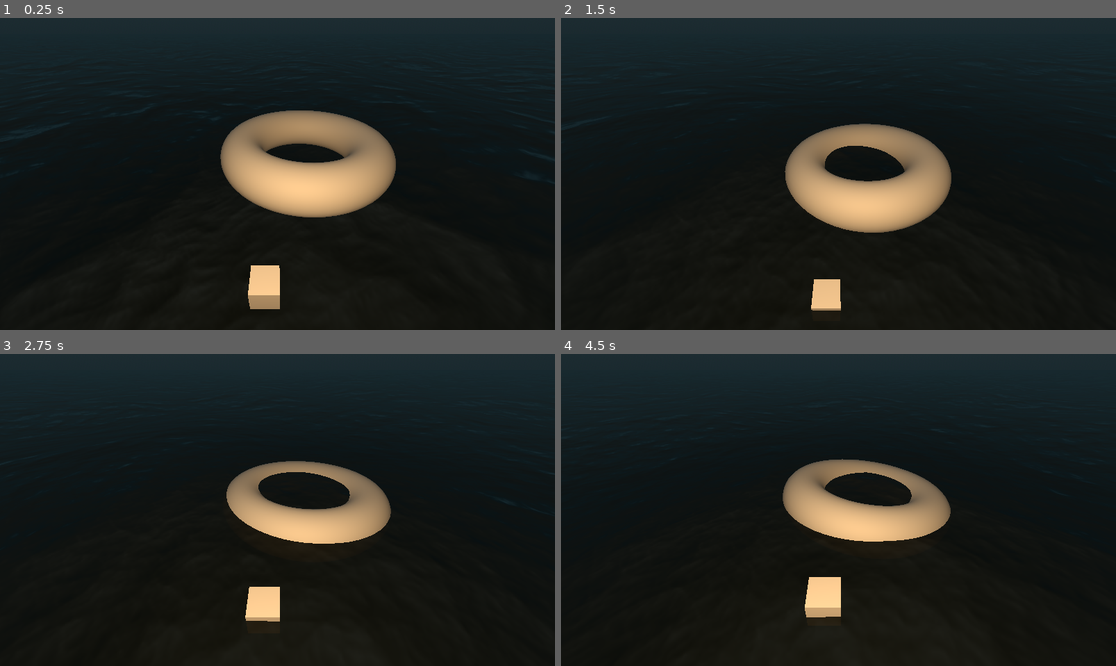
Above: before the commit, frames 1-4 (two rows, left to right).
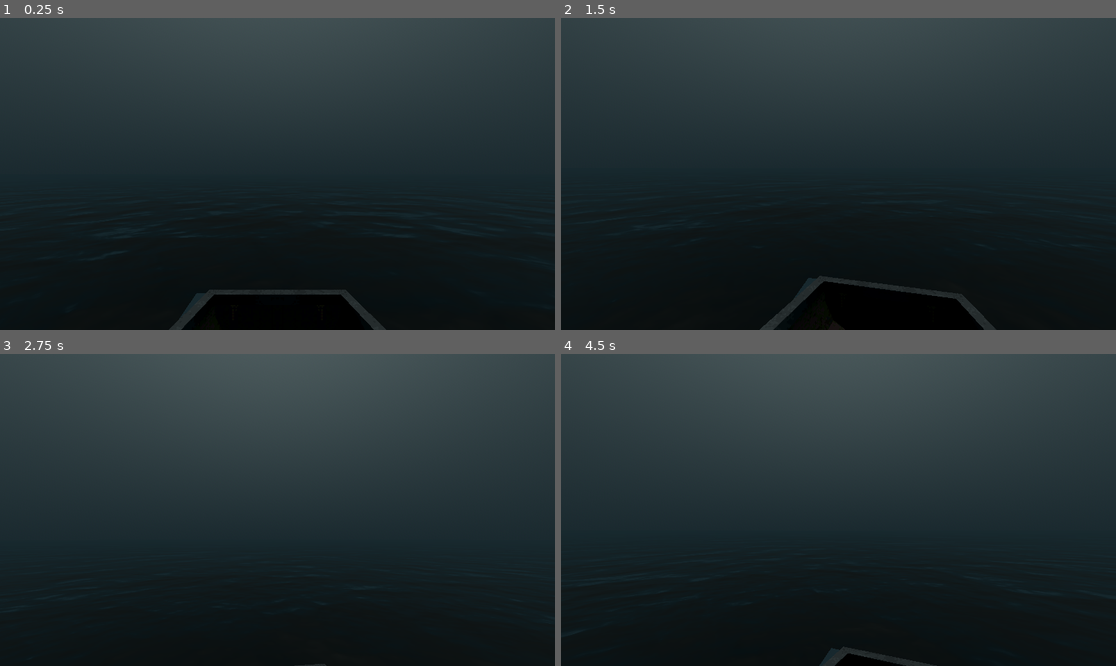
Above: after the commit, the same moments.

Repository: Area9579/ReverseFishing
Game: Godot game, scene res://Main/Main.tscn
Same seed, same stepped clock (60 frames per second), same inputs: the game is played once before the commit and once after it. Before the commit the project starts from res://Environment.tscn.
Inputs (mouse positions are in pixels of both pictures, inside the frame that each line leads up to):
- Up to frame 1 (0.25 s): no input
- Up to frame 2 (1.5 s): move the mouse to (960, 158) at 0.52 s; hold D (Right) 0.53-1.28 s; tap E (Interact) at 0.6, 1.35 s; move the mouse to (727, 189) at 1.27 s; hold A (Left) from 1.28 s (still down)
- Up to frame 3 (2.75 s): move the mouse to (333, 441) at 2.02 s; release A (Left) at 2.03 s; hold D (Right) from 2.03 s (still down); tap E (Interact) at 2.1 s
- Up to frame 4 (4.5 s): move the mouse to (810, 572) at 2.77 s; tap E (Interact) at 2.85, 3.6, 4.35 s; move the mouse to (1005, 556) at 3.52 s; release D (Right) at 3.53 s; hold A (Left) from 3.53 s (still down); move the mouse to (672, 463) at 4.27 s

The runs differ from the first frame. In frame 1, 57% of the frame differs, in the area x 0-100%, y 0-100%; in frame 2, 55%; in frame 3, 67%; in frame 4, 64%.

Commit message:
Merge branch 'main' into radio

Diff:
--- a/reversefishing/Boat/boat_controller.tscn
+++ b/reversefishing/Boat/boat_controller.tscn
@@ -1,13 +1,44 @@
-[gd_scene load_steps=14 format=3 uid="uid://ddg3ko24uvh38"]
+[gd_scene load_steps=22 format=3 uid="uid://ddg3ko24uvh38"]
 
 [ext_resource type="Script" uid="uid://qekehxqlhdb2" path="res://Boat/boat_controller.gd" id="1_o4dir"]
 [ext_resource type="PackedScene" uid="uid://1753towy07lm" path="res://Boat/Assets/Rowboat.glb" id="2_hchyh"]
+[ext_resource type="Shader" uid="uid://dn3me3rpk66so" path="res://Ocean/Shaders/boat_shader.gdshader" id="2_o8fyl"]
 [ext_resource type="PackedScene" uid="uid://crmblfalu6e7k" path="res://Boat/Assets/Paddle.glb" id="3_yfaip"]
 [ext_resource type="PackedScene" uid="uid://cc8yqxsdshdgo" path="res://Map/map.tscn" id="4_yfaip"]
 [ext_resource type="PackedScene" uid="uid://dprj1wma0n6uu" path="res://Radio/radio.tscn" id="5_o8fyl"]
 
 [sub_resource type="BoxShape3D" id="BoxShape3D_hbuyh"]
-size = Vector3(1, 0.238, 2.3)
+size = Vector3(0.834106, 0.238, 2.13032)
+
+[sub_resource type="ShaderMaterial" id="ShaderMaterial_qp2tb"]
+render_priority = 1
+shader = ExtResource("2_o8fyl")
+
+[sub_resource type="PrismMesh" id="PrismMesh_dgroe"]
+material = SubResource("ShaderMaterial_qp2tb")
+size = Vector3(0.63, 0.51, 0.44)
+
+[sub_resource type="PrismMesh" id="PrismMesh_dnrnb"]
+material = SubResource("ShaderMaterial_qp2tb")
+size = Vector3(0.635, 0.505, 0.44)
+
+[sub_resource type="BoxMesh" id="BoxMesh_5th70"]
+material = SubResource("ShaderMaterial_qp2tb")
+size = Vector3(0.775, 1.085, 0.43)
+
+[sub_resource type="BoxMesh" id="BoxMesh_urc5h"]
+material = SubResource("ShaderMaterial_qp2tb")
+size = Vector3(0.67, 0.695, 0.425)
+
+[sub_resource type="PrismMesh" id="PrismMesh_e3svt"]
+material = SubResource("ShaderMaterial_qp2tb")
+left_to_right = 0.1
+size = Vector3(0.79, 0.595, 0.43)
+
+[sub_resource type="PrismMesh" id="PrismMesh_2u8t5"]
+material = SubResource("ShaderMaterial_qp2tb")
+left_to_right = 0.8
+size = Vector3(0.835, 0.73, 0.41)
 
 [sub_resource type="SphereMesh" id="SphereMesh_o4dir"]
 radius = 0.2
@@ -46,19 +77,22 @@
 "values": [Vector3(0, 0, 0), Vector3(-0.572468, 1.14319, 0), Vector3(0.862193, -1.14319, 0), Vector3(0, 0, 0)]
 }
 
-[sub_resource type="Animation" id="Animation_dgroe"]
-length = 0.001
-tracks/0/type = "value"
-tracks/0/imported = false
-tracks/0/enabled = true
-tracks/0/path = NodePath("Meshes/Node3D:rotation")
-tracks/0/interp = 1
-tracks/0/loop_wrap = true
-tracks/0/keys = {
-"times": PackedFloat32Array(0),
-"transitions": PackedFloat32Array(1),
-"update": 0,
-"values": [Vector3(0, 2.13163e-14, 0)]
+[sub_resource type="Animation" id="Animation_dnrnb"]
+resource_name = "GAAA ROOOOOOOOOW_L"
+length = 2.0
+loop_mode = 1
+step = 0.1
+tracks/0/type = "value"
+tracks/0/imported = false
+tracks/0/enabled = true
+tracks/0/path = NodePath("Meshes/Node3D2:rotation")
+tracks/0/interp = 1
+tracks/0/loop_wrap = true
+tracks/0/keys = {
+"times": PackedFloat32Array(0, 0.6, 1, 2),
+"transitions": PackedFloat32Array(1, 1, 1, 1),
+"update": 0,
+"values": [Vector3(0, 0, 0), Vector3(-0.572468, 1.14319, 0), Vector3(0.862193, -1.14319, 0), Vector3(0, 0, 0)]
 }
 
 [sub_resource type="Animation" id="Animation_qp2tb"]
@@ -79,22 +113,19 @@
 "values": [Vector3(0, 0, 0), Vector3(-0.760964, -1.14319, 0), Vector3(0.760964, 1.14319, 0), Vector3(0, 0, 0)]
 }
 
-[sub_resource type="Animation" id="Animation_dnrnb"]
-resource_name = "GAAA ROOOOOOOOOW_L"
-length = 2.0
-loop_mode = 1
-step = 0.1
-tracks/0/type = "value"
-tracks/0/imported = false
-tracks/0/enabled = true
-tracks/0/path = NodePath("Meshes/Node3D2:rotation")
-tracks/0/interp = 1
-tracks/0/loop_wrap = true
-tracks/0/keys = {
-"times": PackedFloat32Array(0, 0.6, 1, 2),
-"transitions": PackedFloat32Array(1, 1, 1, 1),
-"update": 0,
-"values": [Vector3(0, 0, 0), Vector3(-0.572468, 1.14319, 0), Vector3(0.862193, -1.14319, 0), Vector3(0, 0, 0)]
+[sub_resource type="Animation" id="Animation_dgroe"]
+length = 0.001
+tracks/0/type = "value"
+tracks/0/imported = false
+tracks/0/enabled = true
+tracks/0/path = NodePath("Meshes/Node3D:rotation")
+tracks/0/interp = 1
+tracks/0/loop_wrap = true
+tracks/0/keys = {
+"times": PackedFloat32Array(0),
+"transitions": PackedFloat32Array(1),
+"update": 0,
+"values": [Vector3(0, 2.13163e-14, 0)]
 }
 
 [sub_resource type="AnimationLibrary" id="AnimationLibrary_dgroe"]
@@ -111,8 +142,42 @@
 script = ExtResource("1_o4dir")
 
 [node name="CollisionShape3D" type="CollisionShape3D" parent="."]
-transform = Transform3D(1, 0, 0, 0, 1, 0, 0, 0, 1, 0, 0, -0.15)
+transform = Transform3D(1, 0, 0, 0, 1, 0, 0, 0, 1, -0.0228882, -0.0121547, -0.070044)
 shape = SubResource("BoxShape3D_hbuyh")
+
+[node name="Shaders to exclude water from vessel" type="MeshInstance3D" parent="."]
+transform = Transform3D(1, 0, 0, 0, 0.00122173, 0.999999, 0, -0.999999, 0.00122173, 0.0317556, 0, -0.946469)
+mesh = SubResource("PrismMesh_dgroe")
+
+[node name="MeshInstance3D" type="MeshInstance3D" parent="Shaders to exclude water from vessel"]
+transform = Transform3D(1, 0, 0, 0, 1, 0, 0, 0, 1, -0.0681886, 0, 0)
+mesh = SubResource("PrismMesh_dnrnb")
+
+[node name="MeshInstance3D2" type="MeshInstance3D" parent="Shaders to exclude water from vessel"]
+transform = Transform3D(1, 0, 0, 0, 1, 0, 0, 0, 1, -0.027863, -0.788204, 0.000962975)
+mesh = SubResource("BoxMesh_5th70")
+
+[node name="MeshInstance3D3" type="MeshInstance3D" parent="Shaders to exclude water from vessel"]
+transform = Transform3D(1, 0, 0, 0, 1, 0, 0, 0, 1, 0, -1.51844, 0.00185513)
+mesh = SubResource("BoxMesh_urc5h")
+
+[node name="MeshInstance3D4" type="MeshInstance3D" parent="Shaders to exclude water from vessel"]
+transform = Transform3D(1, 0, 0, 0, 1, -1.16415e-10, 0, 1.16415e-10, 1, -0.08947, -0.664352, 0.00081166)
+mesh = SubResource("PrismMesh_e3svt")
+
+[node name="MeshInstance3D5" type="MeshInstance3D" parent="Shaders to exclude water from vessel"]
+transform = Transform3D(-0.999982, 0.00591671, -7.22864e-06, -0.00591671, -0.99998, 0.00244344, 7.22864e-06, 0.00244344, 0.999998, -0.0667441, -1.319, 0.00161147)
+mesh = SubResource("PrismMesh_2u8t5")
+
+[node name="MeshInstance3D6" type="MeshInstance3D" parent="Shaders to exclude water from vessel"]
+transform = Transform3D(-0.99996, -0.00897017, 0.000103804, -0.00897077, 0.999879, -0.0127925, 1.09599e-05, -0.0127929, -0.999919, 0.0615684, -0.681379, -0.00425343)
+mesh = SubResource("PrismMesh_e3svt")
+skeleton = NodePath("../..")
+
+[node name="MeshInstance3D7" type="MeshInstance3D" parent="Shaders to exclude water from vessel"]
+transform = Transform3D(0.999995, 0.00305377, 8.91136e-05, 0.00305452, -0.999943, -0.0103493, 5.75046e-05, 0.0103495, -0.999948, 0.0447158, -1.33616, 0.00332199)
+mesh = SubResource("PrismMesh_2u8t5")
+skeleton = NodePath("../..")
 
 [node name="Head" type="Node3D" parent="."]
 transform = Transform3D(1, 0, 0, 0, 1, 0, 0, 0, 1, 0, 0.752143, 0)
@@ -122,6 +187,7 @@
 current = true
 
 [node name="MeshInstance3D" type="MeshInstance3D" parent="Head"]
+visible = false
 mesh = SubResource("SphereMesh_o4dir")
 
 [node name="PreserverMarker" type="Marker3D" parent="."]
@@ -163,3 +229,7 @@
 libraries = {
 &"": SubResource("AnimationLibrary_dgroe")
 }
+
+[node name="OmniLight3D" type="OmniLight3D" parent="."]
+visible = false
+light_color = Color(0.847526, 0.719071, 0.386581, 1)
--- a/reversefishing/Environment.tscn
+++ b/reversefishing/Environment.tscn
@@ -1,8 +1,6 @@
-[gd_scene load_steps=9 format=3 uid="uid://d0pvlrlrg3qy7"]
+[gd_scene load_steps=6 format=3 uid="uid://d0pvlrlrg3qy7"]
 
 [ext_resource type="PackedScene" uid="uid://dn61qtfjg1dl8" path="res://Ocean/Scenes/Water.tscn" id="1_nv34k"]
-[ext_resource type="Script" uid="uid://1783t6iddxs2" path="res://Ocean/Scripts/test_cube.gd" id="2_wa2n3"]
-[ext_resource type="PackedScene" uid="uid://ciifxnij2rh46" path="res://Ocean/Scenes/buoyant_object.tscn" id="3_6t8xv"]
 
 [sub_resource type="ProceduralSkyMaterial" id="ProceduralSkyMaterial_eccmc"]
 sky_top_color = Color(0.593735, 0.653345, 0.643066, 1)
@@ -23,21 +21,12 @@
 volumetric_fog_enabled = true
 volumetric_fog_density = 0.1868
 volumetric_fog_albedo = Color(0.29269, 0.31741, 0.266917, 1)
+volumetric_fog_emission = Color(0.0652515, 0.07519, 0.0760666, 1)
 volumetric_fog_length = 32.0
 
-[sub_resource type="BoxMesh" id="BoxMesh_npro8"]
-size = Vector3(0.2, 0.2, 0.2)
-
-[sub_resource type="BoxShape3D" id="BoxShape3D_8q1e2"]
-size = Vector3(0.202423, 0.210144, 0.222793)
+[sub_resource type="WorldBoundaryShape3D" id="WorldBoundaryShape3D_ecc80"]
 
 [node name="Environment" type="Node3D"]
-
-[node name="OmniLight3D" type="OmniLight3D" parent="."]
-transform = Transform3D(1, 0, 0, 0, 1, 0, 0, 0, 1, -17.326, 0.25341, 5.60635)
-light_color = Color(0.808998, 0.808998, 0.808998, 1)
-light_energy = 10.212
-omni_range = 18.5229
 
 [node name="WorldEnvironment" type="WorldEnvironment" parent="."]
 environment = SubResource("Environment_eccmc")
@@ -46,23 +35,7 @@
 unique_name_in_owner = true
 transform = Transform3D(1, 0, 0, 0, 1, 0, 0, 0, 1, 0, -0.19014, 0)
 
-[node name="Camera3D" type="Camera3D" parent="."]
-transform = Transform3D(1, 0, 0, 0, 0.820352, 0.571859, 0, -0.571859, 0.820352, 0.0855231, 1.46451, 0.706956)
+[node name="StaticBody3D" type="StaticBody3D" parent="."]
 
-[node name="OmniLight3D" type="OmniLight3D" parent="Camera3D"]
-light_color = Color(0.696969, 0.552437, 0.375594, 1)
-light_energy = 11.991
-
-[node name="TestCube" type="RigidBody3D" parent="."]
-transform = Transform3D(1, 0, 0, 0, 1, 0, 0, 0, 1, 0, 0.303525, 0)
-script = ExtResource("2_wa2n3")
-
-[node name="MeshInstance3D" type="MeshInstance3D" parent="TestCube"]
-mesh = SubResource("BoxMesh_npro8")
-
-[node name="CollisionShape3D" type="CollisionShape3D" parent="TestCube"]
-transform = Transform3D(1, 0, 0, 0, 1, 0, 0, 0, 1, -0.00050354, -0.00491315, 0.00298357)
-shape = SubResource("BoxShape3D_8q1e2")
-
-[node name="BuoyantObject" parent="." instance=ExtResource("3_6t8xv")]
-transform = Transform3D(1, 0, 0, 0, 1, 0, 0, 0, 1, 0.416138, 0.559731, -1.49267)
+[node name="CollisionShape3D" type="CollisionShape3D" parent="StaticBody3D"]
+shape = SubResource("WorldBoundaryShape3D_ecc80")
--- a/reversefishing/FishingVessel/fishing_vessel.tscn
+++ b/reversefishing/FishingVessel/fishing_vessel.tscn
@@ -10,6 +10,33 @@
 
 [sub_resource type="SphereShape3D" id="SphereShape3D_cjd85"]
 radius = 5.0
+
+[sub_resource type="Animation" id="Animation_6boov"]
+length = 0.001
+tracks/0/type = "value"
+tracks/0/imported = false
+tracks/0/enabled = true
+tracks/0/path = NodePath(".:position")
+tracks/0/interp = 1
+tracks/0/loop_wrap = true
+tracks/0/keys = {
+"times": PackedFloat32Array(0),
+"transitions": PackedFloat32Array(1),
+"update": 0,
+"values": [Vector3(0, 0, 0)]
+}
+tracks/1/type = "value"
+tracks/1/imported = false
+tracks/1/enabled = true
+tracks/1/path = NodePath(".:rotation")
+tracks/1/interp = 1
+tracks/1/loop_wrap = true
+tracks/1/keys = {
+"times": PackedFloat32Array(0),
+"transitions": PackedFloat32Array(1),
+"update": 0,
+"values": [Vector3(0, 0, 0)]
+}
 
 [sub_resource type="Animation" id="Animation_j8tlo"]
 resource_name = "sink"
@@ -38,33 +65,6 @@
 "transitions": PackedFloat32Array(1, 1, 1),
 "update": 0,
 "values": [Vector3(0, 0, 0), Vector3(0.200713, 0, -0.541052), Vector3(0.445059, 0, -0.925025)]
-}
-
-[sub_resource type="Animation" id="Animation_6boov"]
-length = 0.001
-tracks/0/type = "value"
-tracks/0/imported = false
-tracks/0/enabled = true
-tracks/0/path = NodePath(".:position")
-tracks/0/interp = 1
-tracks/0/loop_wrap = true
-tracks/0/keys = {
-"times": PackedFloat32Array(0),
-"transitions": PackedFloat32Array(1),
-"update": 0,
-"values": [Vector3(0, 0, 0)]
-}
-tracks/1/type = "value"
-tracks/1/imported = false
-tracks/1/enabled = true
-tracks/1/path = NodePath(".:rotation")
-tracks/1/interp = 1
-tracks/1/loop_wrap = true
-tracks/1/keys = {
-"times": PackedFloat32Array(0),
-"transitions": PackedFloat32Array(1),
-"update": 0,
-"values": [Vector3(0, 0, 0)]
 }
 
 [sub_resource type="AnimationLibrary" id="AnimationLibrary_p3p56"]
--- /dev/null
+++ b/reversefishing/Main/Main.tscn
@@ -0,0 +1,11 @@
+[gd_scene load_steps=3 format=3 uid="uid://v72uli6lwtc7"]
+
+[ext_resource type="PackedScene" uid="uid://d0pvlrlrg3qy7" path="res://Environment.tscn" id="1_83ytx"]
+[ext_resource type="PackedScene" uid="uid://ddg3ko24uvh38" path="res://Boat/boat_controller.tscn" id="2_amygn"]
+
+[node name="Main" type="Node3D"]
+
+[node name="Environment" parent="." instance=ExtResource("1_83ytx")]
+
+[node name="BoatController" parent="." instance=ExtResource("2_amygn")]
+transform = Transform3D(1, 0, 0, 0, 1, 0, 0, 0, 1, 0, 0.94939, 0)
--- a/reversefishing/Ocean/Scenes/Water.tscn
+++ b/reversefishing/Ocean/Scenes/Water.tscn
@@ -12,14 +12,6 @@
 as_normal_map = true
 noise = SubResource("FastNoiseLite_fv2ed")
 
-[sub_resource type="FastNoiseLite" id="FastNoiseLite_1s5ju"]
-noise_type = 0
-fractal_type = 0
-
-[sub_resource type="NoiseTexture2D" id="NoiseTexture2D_et73n"]
-seamless = true
-noise = SubResource("FastNoiseLite_1s5ju")
-
 [sub_resource type="ShaderMaterial" id="ShaderMaterial_bj4y0"]
 render_priority = 0
 shader = ExtResource("1_enij7")
@@ -31,7 +23,6 @@
 shader_parameter/roughness = 0.02
 shader_parameter/texture_normal = SubResource("NoiseTexture2D_5mmql")
 shader_parameter/texture_normal2 = SubResource("NoiseTexture2D_5mmql")
-shader_parameter/wave = SubResource("NoiseTexture2D_et73n")
 shader_parameter/wave_time = 0.0
 shader_parameter/wave_direction = Vector2(2, 0)
 shader_parameter/wave_2_direction = Vector2(0, 1)
--- a/reversefishing/Ocean/Scripts/water.gd
+++ b/reversefishing/Ocean/Scripts/water.gd
@@ -13,7 +13,7 @@
 
 func _ready() -> void:
 	material = get_active_material(0)
-	noise = material.get_shader_parameter("wave").noise.get_seamless_image(512, 512)
+	#noise = material.get_shader_parameter("wave").noise.get_seamless_image(512, 512)
 	noise_scale = material.get_shader_parameter("noise_scale")
 	wave_speed = material.get_shader_parameter("wave_speed")
 	height_scale = material.get_shader_parameter("height_scale")
@@ -31,4 +31,5 @@
 	var uv_y = wrapf(world_position.z / noise_scale + time * wave_speed, 0, 1)
 
 	var pixel_pos = Vector2(uv_x * noise.get_width(), uv_y * noise.get_height())
-	return global_position.y + noise.get_pixelv(pixel_pos).r * height_scale;
+	#return global_position.y + noise.get_pixelv(pixel_pos).r * height_scale;
+	return 0.0
--- /dev/null
+++ b/reversefishing/Ocean/Shaders/boat_shader.gdshader
@@ -0,0 +1,17 @@
+shader_type spatial;
+render_mode unshaded;
+
+uniform sampler2D SCREEN_TEXTURE: hint_screen_texture, filter_linear_mipmap;
+
+void vertex() {
+	// Called for every vertex the material is visible on.
+}
+
+void fragment() {
+	ALBEDO = textureLod(SCREEN_TEXTURE, SCREEN_UV, 0.0).rgb;
+}
+
+//void light() {
+//	// Called for every pixel for every light affecting the material.
+//	// Uncomment to replace the default light processing function with this one.
+//}
--- a/reversefishing/project.godot
+++ b/reversefishing/project.godot
@@ -11,7 +11,7 @@
 [application]
 
 config/name="ReverseFishing"
-run/main_scene="uid://d0pvlrlrg3qy7"
+run/main_scene="uid://v72uli6lwtc7"
 config/features=PackedStringArray("4.4", "Forward Plus")
 config/icon="res://icon.svg"
 
Not shown, changed: reversefishing/FishingVessel/Assets/BoatFishing2_PixNet-PixAlpha.png.import
Not shown: 1 places in reversefishing/Ocean/Scenes/Water.tscn that only renumber resources
Not shown, added: reversefishing/Ocean/Shaders/boat_shader.gdshader.uid
